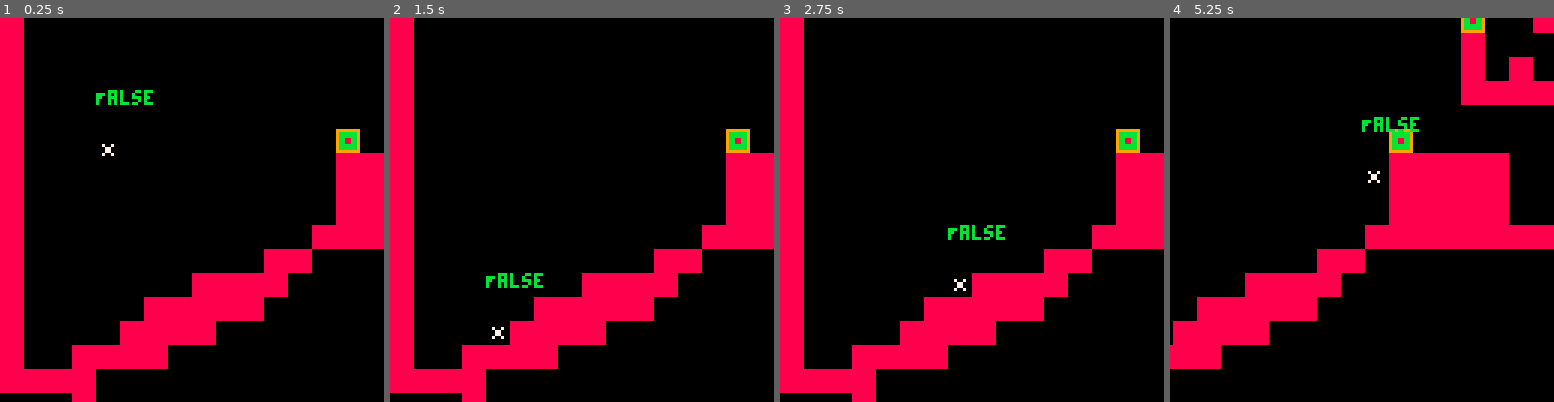
Above: before the commit, frames 1-4 (left to right).
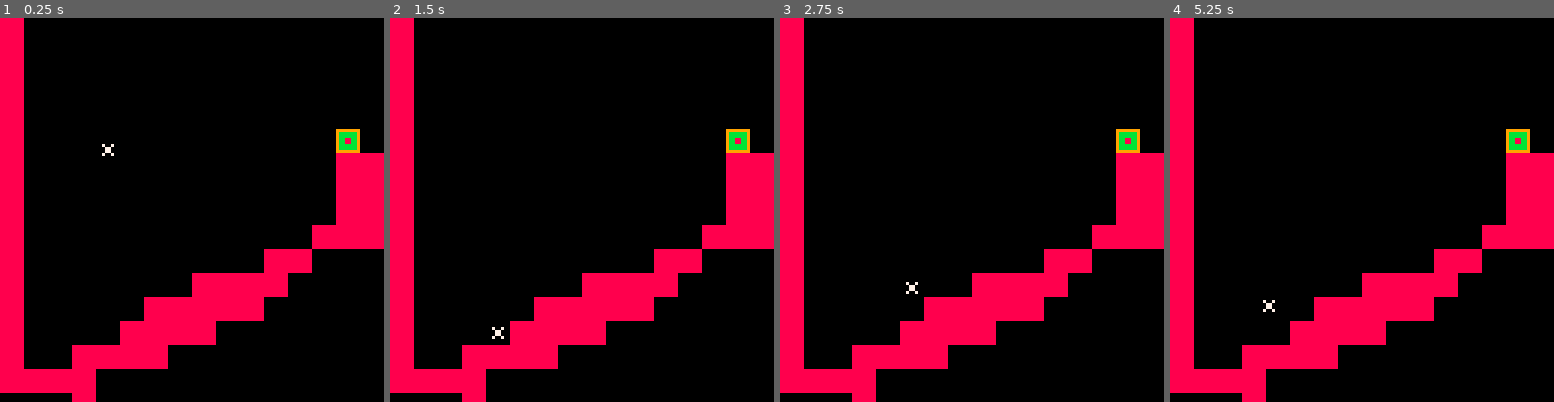
Above: after the commit, the same moments.

Repository: pratik2709/anotherPlatformer
Game: PICO-8 cartridge player.p8
The game is run twice, just before and just after one commit, with the same random seed, the same clock (stepped at 60 frames per second) and the same inputs.
Inputs:
- Up to frame 1 (0.25 s): no input
- Up to frame 2 (1.5 s): tap O (Z key) at 0.7 s
- Up to frame 3 (2.75 s): hold Right 1.6-2.1 s; tap O (Z key) at 1.7, 2.1, 2.5 s; hold Right from 2.47 s (still down)
- Up to frame 4 (5.25 s): tap O (Z key) every 0.4 s from 2.9 to 4.9 s; release Right at 3.03 s; hold Left 3.08-3.58 s; hold Right 4.02-4.68 s; hold Left from 5.08 s (still down)

The runs differ from the first frame. In frame 1, 0.3% of the frame differs, in the area x 25-40%, y 18-23%; in frame 2, 0.3%; in frame 3, 0.4%; in frame 4, 34%, in the area x 0-100%, y 0-100%.

Commit message:
replacing left right and jump code

Diff:
--- a/player.p8
+++ b/player.p8
@@ -38,21 +38,24 @@
  -- end
  -- print(player1.wall_climb,player1:getx(),(player1.y-mapheight)-10,11)
  -- print(player1.jumptimer,player1:getx(),(player1.y-mapheight)-20,11)
-
- local steps = abs(player1.dx*globals.dt)
- for i=0,steps do
-   local d=min(1,steps-i)
-
-   --x axis collision
-   if collide(player1, sgn(player1.dx)*d,0) then
-     print("True", player1:getx(),(player1.y-mapheight)-10,11)
-     break
-   else
-     print("False", player1:getx(),(player1.y-mapheight),11)
-   end
- end
+-- print(sgn(player1.dx), player1:getx(),(player1.y-mapheight)-10,11)
+ -- local steps = abs(player1.dx*globals.dt)
+ -- for i=0,steps do
+ --   local d=min(1,steps-i)
+ --
+ --   --x axis collision
+ --   if collide(player1, 1*d,0) then
+ --     print("True", player1:getx(),(player1.y-mapheight)-10,11)
+ --     break
+ --   else
+ --     print("False", player1:getx(),(player1.y-mapheight),11)
+ --   end
+ -- end
  -- print(sgn(player1.dx), player1:getx(),(player1.y-mapheight)-10,11)
  -- print(sgn(player1.dy), player1:getx(),(player1.y-mapheight)-20,11)
+ -- if hitjump then
+ --   print("True", player1:getx(),(player1.y-mapheight)-20,11)
+ -- end
 end
 
 function cam:new(mapwidth, mapheight)
@@ -143,6 +146,8 @@
 
 --collision code
 function checkwallcollision(actor)
+  actor.standing = false
+  actor.dy += globals.gravity
 
   local steps = abs(actor.dx*globals.dt)
   for i=0,steps do
@@ -163,7 +168,7 @@
     local d=min(1,steps-i)
     if collide(actor,0,sgn(actor.dy)*d) then
        --halt velocity
-       actor.dy=0
+      actor.dy=0
       break
     else
       actor.y+=sgn(actor.dy)*d
@@ -172,102 +177,29 @@
 
   --standing on something code
   if collide(actor,0,1) then
+    actor.standing=true
     actor.isgrounded=true
     actor.jumptimer=0
   end
 
+  -- actor.sliding = false
+  -- if collide(actor,1,0) then
+  --   local tile=mget(actor.x/8+1, actor.y/8)
+  --   if(iswall(tile)) then
+  --     actor.sliding=true
+  --     -- actor.slidedir=-1
+  --     if(actor.dy>0) actor.dy*=0.97
+  --   end
+  -- elseif collide(actor,-1,0) then
+  --   local tile=mget(actor.x/8-1,actor.y/8)
+  --   if(iswall(tile)) then
+  --     actor.sliding=true
+  --     -- actor.slidedir=-1
+  --     if(actor.dy>0) actor.dy*=0.97
+  --   end
+  -- end
+
   actor.dx*=.98
-
-
--- xoffset
--- seems to be needed to determine left or right side
- -- local xoffset=0
- -- if actor.dx > 0 then
- --  xoffset = 7
- -- end
- --
- -- -- rightmost part of the sprite
- -- local vector1 = mget((actor.x+xoffset)/8,(actor.y+7)/8)
- -- local vector2 = mget((actor.x+xoffset)/8, (actor.y)/8)
-
-
-
---   -- if fget(vector1,0) or fget(vector2,0) then
---   -- actor.x=actor.startx
---   -- end
---
---  --bottom corners of an object
---  -- |   |
---  -- |   |
---  -- .   .   dots represent bottom corners
---  -- divide by 8 to find the cell numer ?
---  local vertex1=mget((actor.x)/8,(actor.y+8)/8)
---  local vertex2=mget((actor.x+7)/8,(actor.y+8)/8)
---
---
---  --by default actor is assumed to be floating
---  actor.isgrounded = false
---
---  --moving downward check for floors
---  if actor.dy>=0 and not actor.isgrounded  then
---   fset(3,1,true)
---   --look for a floor
---   if fget(vertex1,0) or fget(vertex2,0) then
---    -- place the actor on top of the tile
---    -- todo: why multiply by 8 ??
---    actor.y = flr((actor.y)/8)*8
---    --halt velocity
---    actor.dy=0
---    --enable jump again
---    actor.isgrounded=true
---    actor.jumptimer=0
---   end
---
---   if actor.wall_climb
---   then
---    actor.dy=0
---    actor.y = actor.starty
---    --enable jump again
---    actor.isgrounded=true
---    actor.jumptimer=0
---    -- fset(3,1,false)
---   end
---  end
---
---  --ceiling
---  --top corners
---  vertex1=mget((actor.x)/8,(actor.y)/8)
---  vertex2=mget((actor.x+7)/8,(actor.y)/8)
---
---   --rightmost corners ()
---  local vertex3=mget((actor.x+8)/8,(actor.y)/8)
---  local vertex4=mget((actor.x+8)/8,(actor.y+8)/8)
---
--- -- moving up
---  if actor.dy<0 then
---   actor.wall_climb = false
---   if fget(vertex1,0) or fget(vertex2,0)
---    then
---    actor.y = ceil((actor.y+8)/8)*8
---    --halt upward direction
---    actor.dy = 0
---    --todo: why needed?
---    actor.x=actor.startx
---   end
---
---   if fget(vertex4,1) and not actor.wall_climb
---   then
---    --halt the upward trajectory
---    -- actor.dy -= 1
---    actor.dy = 0
---    -- actor.isgrounded=true
---    -- actor.jumptimer=0
---    actor.x=actor.startx
---    actor.y=actor.starty
---    actor.wall_climb = true
---   end
---
---  end
 
 end
 
@@ -283,6 +215,7 @@
  o.h=7
 
  o.isgrounded = false
+ o.standing=false
  o.isfacingright = true
  o.jumppressed = false
  o.jumpvelocity = 4
@@ -388,46 +321,60 @@
  self.startx = self.x
  self.starty = self.y
 
- --jump code
- if btn(4) and self.wall_climb then
-  self:jump()
-  self.jumppressed = true
-  self.wall_climb = false
-  fset(3,1,false)
- elseif btn(4) and self.isgrounded
- and self.jumptimer == 0 then
-  self:jump()
-  self.jumppressed = true
- elseif btn(4)
- and self.jumptimer<10
- and self.jumppressed
- and self.dy < 0 then
-  -- elseif code
-  self:extendjump()
-
- elseif not btn(4) then
-  -- elseif code
-  self.jumppressed = false
-
- end
-
-
- if btn(0) then
-   self.isfacingright=false
-   -- if self.dx>0 then
-   --   self.dx*=0.8
-   -- end
-   self.dx-=1*globals.dt
- end
- if btn(1) then
-   self.isfacingright=true
-   -- if self.dx<0 then
-   --   self.dx*=0.8
-   -- end
-   self.dx+=1*globals.dt
- end
-
- updatelocation(self)
+ local holdjump=btn(4)
+ if holdjump and not oholdjump then
+   hitjump=true
+ else
+   hitjump=false
+ end
+ oholdjump=holdjump
+
+ if hitjump then
+   if self.standing then
+     self.dy = min(self.dy, -3)
+   end
+ end
+
+ if self.standing then
+   if btn(0) then
+     self.isfacingright=false
+     if self.dx>0 then
+       self.dx*=0.8
+     end
+     self.dx-=1*globals.dt
+   end
+   if btn(1) then
+     self.isfacingright=true
+     if self.dx<0 then
+       self.dx*=0.8
+     end
+     self.dx+=1*globals.dt
+   end
+
+   if not btn(0) and not btn(1) then
+     self.dx*=.88
+   end
+ else
+   if btn(0) then
+     self.dx-=.85*globals.dt
+   end
+   if btn(1) then
+     self.dx+=.85*globals.dt
+   end
+ end
+
+
+
+--  if player.sliding then
+--   -- walljump
+--   --todo: no idea
+--   self.dy-=3
+--   self.dy=mid(self.dy,-1,-3)
+--   self.dx=self.slidedir*2
+--   -- self.flipx=(self.slidedir==-1)
+-- end
+
+ -- updatelocation(self)
 
 end
 
